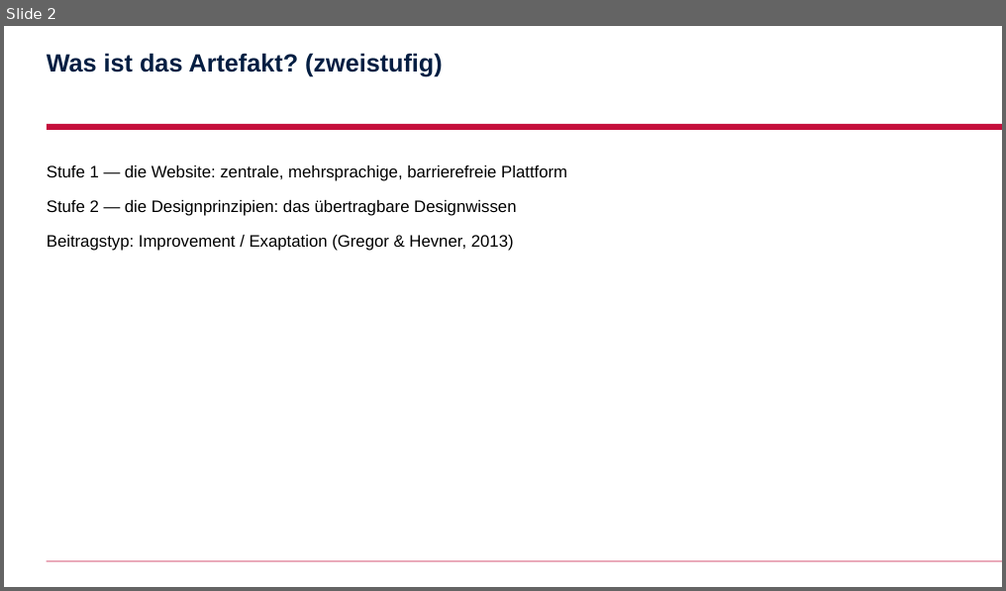
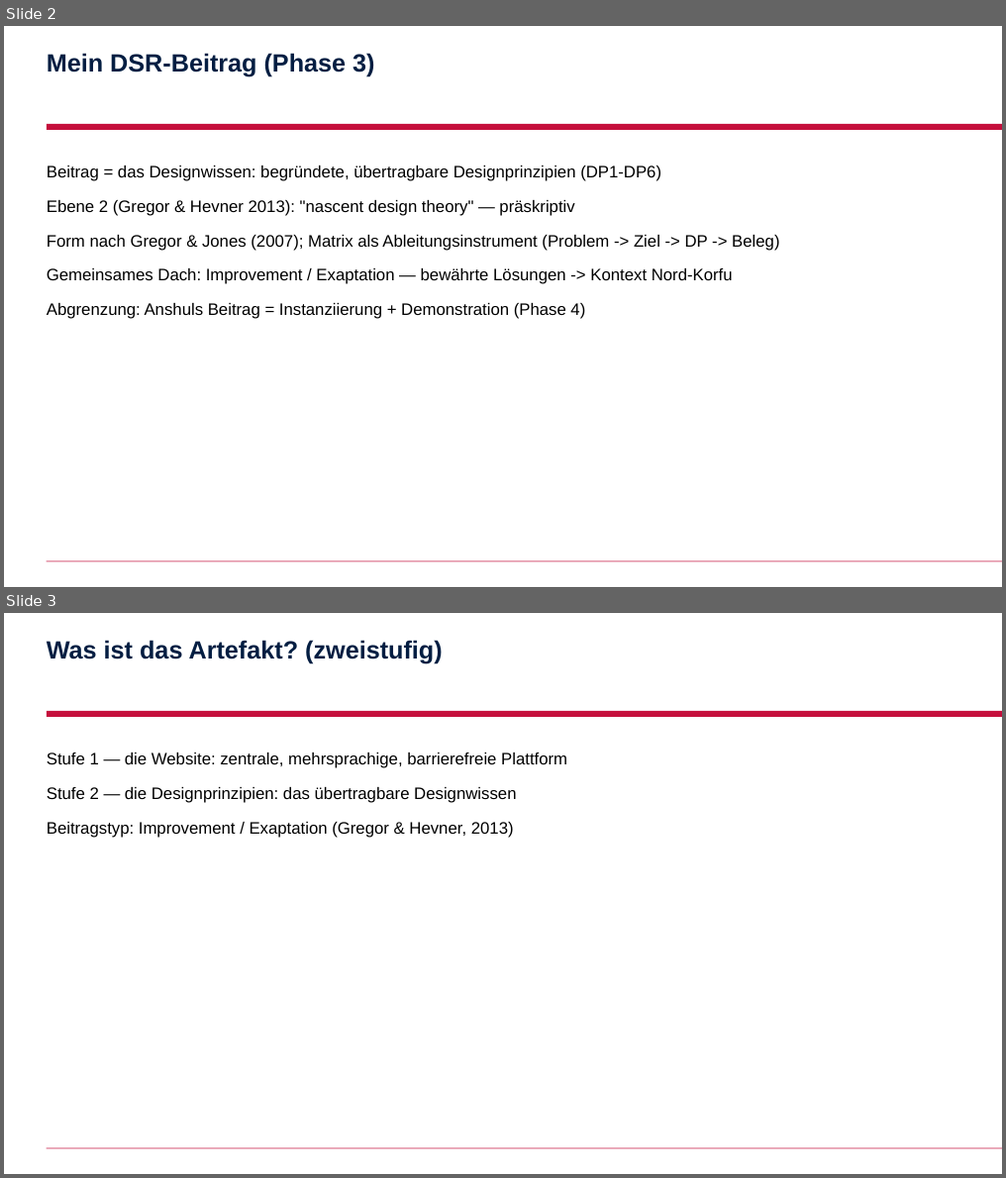
Before and after one commit to AnshulAgrawal7/zoe-sustainability-platform, a slide deck: docs/slides/marieclaire.pptx. Shown one above the other, each under a label of ours: slide 2 before the commit, slides 2 and 3 after it. The pictures are 1006x591 and 1006x1178 pixels, drawn with LibreOffice and Linux fonts; fonts in the diff are those of the drawing; background and template pictures are left out. Boxes give left, top, right and bottom in pixels: in the first picture for what was removed or moved away, otherwise in the second. Text is boxed around its words. In the diff, an @@ line names an element or a change of style, - is before the commit and + after.

```diff
--- a/docs/slides/marieclaire.pptx
+++ b/docs/slides/marieclaire.pptx
@@ slide 2 added at (4, 26, 1002, 587), background #FFFFFF; not listed: 2 template elements that a slide beside it also shows @@
@@ title added at (47, 53, 374, 77), 24 pt, text #041E42, bold @@
+Mein DSR-Beitrag (Phase 3)
@@ text added at (47, 166, 779, 319), 16 pt, text #000000 @@
+Beitrag = das Designwissen: begründete, übertragbare Designprinzipien (DP1-DP6)
+Ebene 2 (Gregor & Hevner 2013): "nascent design theory" — präskriptiv
+Form nach Gregor & Jones (2007); Matrix als Ableitungsinstrument (Problem -> Ziel -> DP -> Beleg)
+Gemeinsames Dach: Improvement / Exaptation — bewährte Lösungen -> Kontext Nord-Korfu
+Abgrenzung: Anshuls Beitrag = Instanziierung + Demonstration (Phase 4)
@@ what was slide 2 is now slide 3 @@
```
Also in this commit, not shown: 3 other files.
